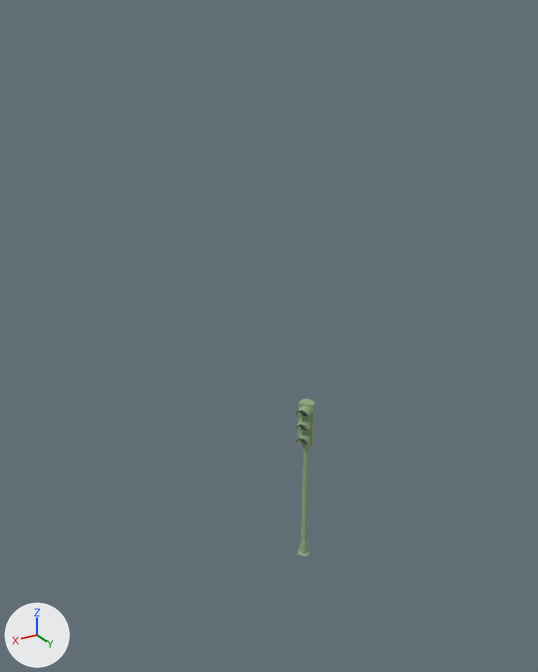
Two versions of the glTF model src/models/w_highway_traffic_signals.glb, one commit apart.
Before and after are seen from a 50 mm lens placed at (5.57, 8.42, 8.37), pointed at (0.85, 0.56, 4.45). Every picture has the same lights, and +X, +Y and +Z are marked at lower left. The first picture is the older version. Where no turn or scale is listed for an object, it has been applied to the vertices.

In view in the first picture: 'semafor'.
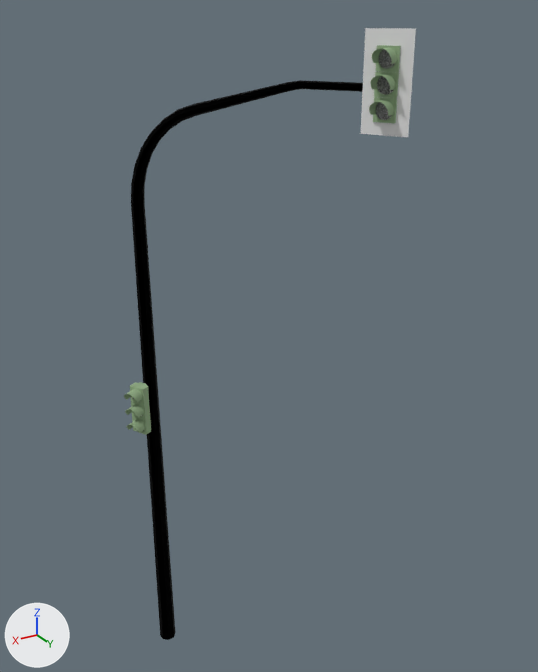
Scene script edits in JSON lines:
```json
{"op": "add", "block": "mat_green1_001", "code": ["mat_green1_001 = bpy.data.materials.new('green1.001')", "# uses the picture img_green1"]}
{"op": "add", "block": "mat_red1_001", "code": ["mat_red1_001 = bpy.data.materials.new('red1.001')", "# uses the picture img_red1"]}
{"op": "add", "block": "mat_metalic1_001", "code": ["mat_metalic1_001 = bpy.data.materials.new('metalic1.001')", "# nodes: BsdfPrincipled, Mix, OutputMaterial, VertexColor", "# colours: greyish green #91ad84, mixed with the vertex colours"]}
{"op": "add", "block": "mat_ambar1_001", "code": ["mat_ambar1_001 = bpy.data.materials.new('ambar1.001')", "# uses the picture img_ambar1"]}
{"op": "add", "block": "mat_metal", "code": ["mat_metal = principled_material('Metal')", "mat_metal.base_color = (0.0, 0.0, 0.0)  # black #000000", "mat_metal.metallic = 1.0", "mat_metal.roughness = 0.689"]}
{"op": "add", "block": "me_plane", "code": ["me_plane = bpy.data.meshes.new('Plane')", "me_plane.from_pydata([(0.145, -0.157, 0.541), (0.142, -0.159, -0.47), (-0.109, 0.295, 0.541), (-0.112, 0.294, -0.47)], [], [(0, 1, 3), (0, 3, 2)])"]}
{"op": "add", "block": "me_semafor_001", "code": ["me_semafor_001 = bpy.data.meshes.new('semafor.001')", "me_semafor_001.from_pydata(...)  # 2854 vertices, 5208 faces; spans x -0.291..0.071, y -0.12..0.202, z 2.157..2.892", "# faces by material slot: [4584, 208, 208, 208]", "me_semafor_001.materials.append(mat_metalic1_001)", "me_semafor_001.materials.append(mat_green1_001)", "me_semafor_001.materials.append(mat_ambar1_001)", "me_semafor_001.materials.append(mat_red1_001)"]}
{"op": "add", "block": "me_pole", "code": ["me_pole = bpy.data.meshes.new('Pole')", "me_pole.from_pydata(...)  # 138 vertices, 272 faces; spans x -1.28..0.49, y -0.79..2.27, z -2.5..6.49", "me_pole.materials.append(mat_metal)  # black #000000"]}
{"op": "set", "path": "ob_semafor.location", "old": "(0.0, 0.0, 0.0)", "new": "(2.48, -0.58, 0.69)"}
{"op": "set", "path": "ob_semafor.rotation_euler", "old": "(1.571, 0.0, 2.23)", "new": "(1.571, 0.0, 2.108)", "note": "degrees (90, 0, 128) -> degrees (90, 0, 121)"}
{"op": "add", "block": "ob_plane", "code": ["ob_plane = bpy.data.objects.new('Plane', me_plane)", "ob_plane.location = (0.52, 2.25, 7.72)"]}
{"op": "add", "block": "ob_semafor_001", "code": ["ob_semafor_001 = bpy.data.objects.new('semafor.001', me_semafor_001)", "ob_semafor_001.location = (0.69, 2.29, 5.21)"]}
{"op": "add", "block": "ob_pole", "code": ["ob_pole = bpy.data.objects.new('Pole', me_pole)", "ob_pole.location = (1.72, -0.04, 1.27)"]}
```

Boxes [x1, y1, x2, y2] around the edits, measured in the pictures (538 x 672 px):
```json
{"object": "Pole", "change": "added", "after": [131, 80, 363, 640]}
{"object": "Plane", "change": "added", "after": [361, 28, 416, 137]}
{"object": "semafor", "change": "moved, turned", "before": [296, 399, 315, 556], "after": [124, 382, 151, 435]}
{"object": "semafor.001", "change": "added", "after": [369, 45, 401, 123], "faces in mat_metalic1_001": [369, 45, 401, 123], "faces in mat_red1_001": [378, 49, 395, 69], "faces in mat_ambar1_001": [377, 76, 393, 95], "faces in mat_green1_001": [376, 102, 392, 120]}
```
